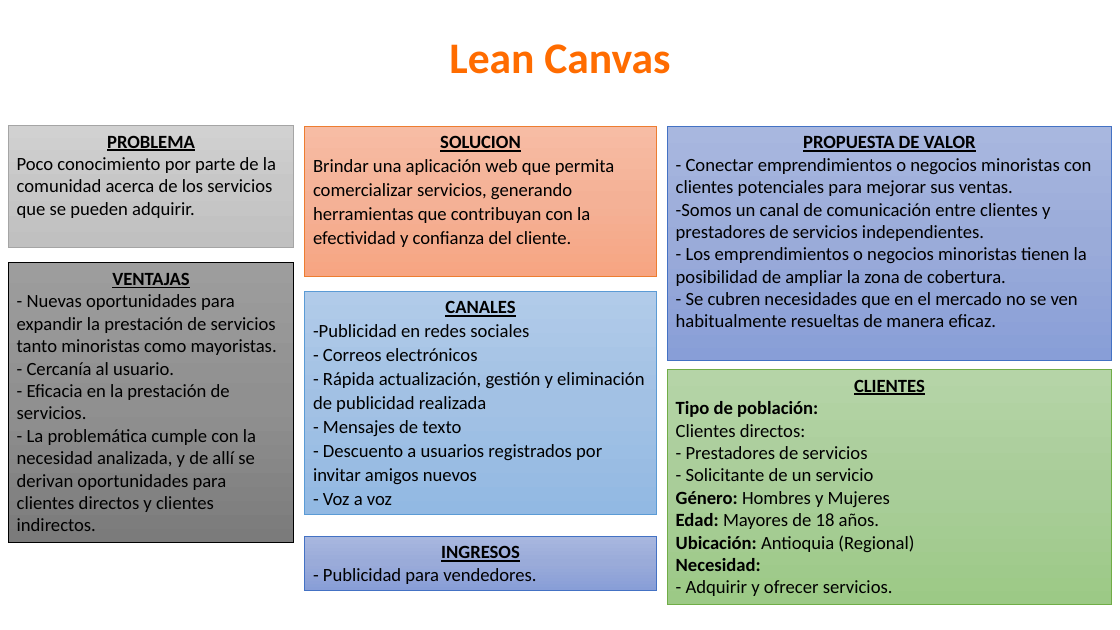
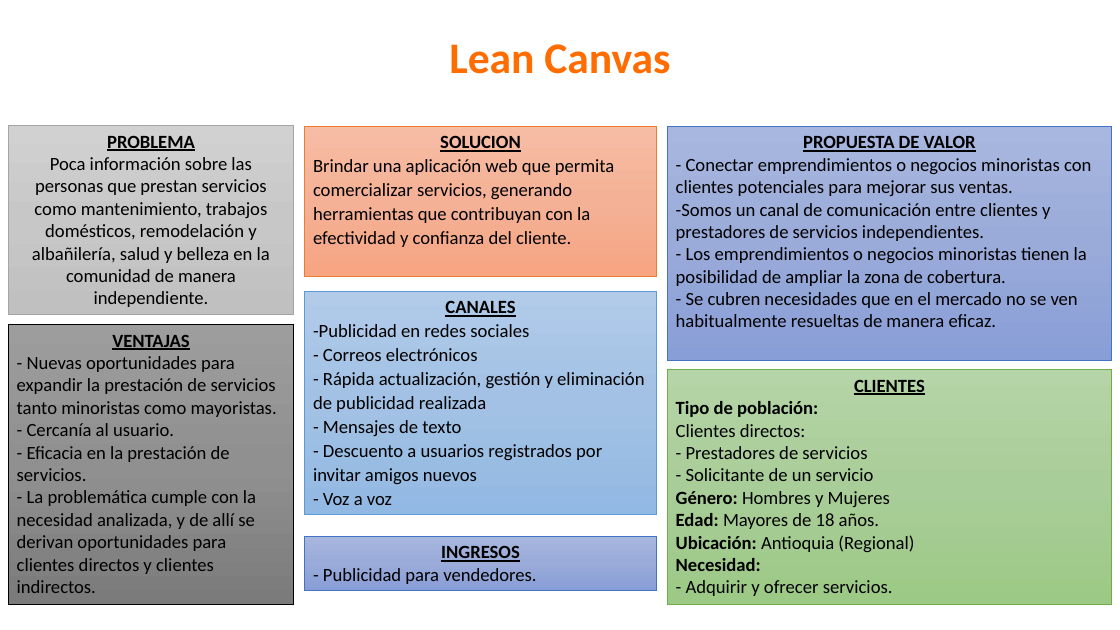
Before and after one commit to yeseniaquejada/SERVICE_MARKET, a slide deck: slide 8 of PROYECTO FORMATIVO.pptx. Drawn at 1120x630 pixels with LibreOffice and Linux fonts; fonts in the diff are those of the drawing; background and template pictures are left out. Boxes give left, top, right and bottom in pixels: in the first picture for what was removed or moved away, otherwise in the second. Text is boxed around its words. In the diff, an @@ line names an element or a change of style, - is before the commit and + after.

```diff
--- a/PROYECTO FORMATIVO.pptx
+++ b/PROYECTO FORMATIVO.pptx
@@ rectangle "PROBLEMA" resized from (x1=8, y1=125, x2=294, y2=247) to (x1=8, y1=125, x2=294, y2=315) @@
@@ text in rectangle at (x1=32, y1=157, x2=270, y2=307): text changed @@
-Poco conocimiento por parte de la comunidad acerca de los servicios que se pueden adquirir.
+Poca información sobre las personas que prestan servicios como mantenimiento, trabajos domésticos, remodelación y albañilería, salud y belleza en la comunidad de manera independiente.
@@ rectangle "VENTAJAS" moved from (x1=8, y1=263, x2=294, y2=543) to (x1=8, y1=324, x2=294, y2=604) @@
```
Also in this commit, not shown: 3 other slides changed, 16 other files.
